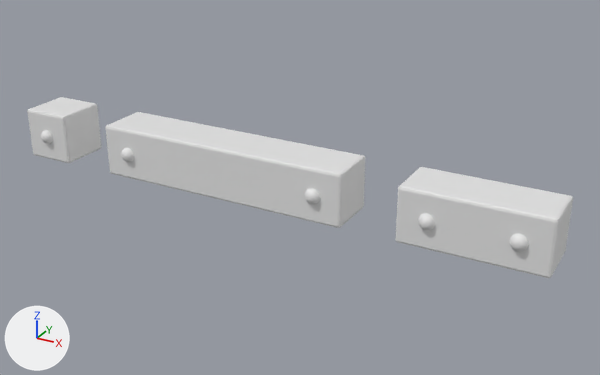
An edit to the Blender file Modelos/Paredes.blend, drawn before and after from the same camera.
Rendered twice from a camera (50 mm lens) standing at (23.96, -23.6, 11.52) and looking at (10.79, 0.34, -0.45). Lighting does not change. The marker at lower left points along +X, +Y and +Z.

The older version as bpy lines, for what is in view:
```python
ob_cube = bpy.data.objects.new('Cube', me_cube)
ob_cube.location = (0.0, 0.0, 0.0)
ob_cube_001 = bpy.data.objects.new('Cube.001', me_cube_001)
ob_cube_001.location = (4.02, 0.0, 0.0)
ob_cube_001.scale = (0.971, 1.0, 1.0)
ob_cube_002 = bpy.data.objects.new('Cube.002', me_cube_002)
ob_cube_002.location = (15.99, 0.0, 0.0)
ob_cube_002.scale = (0.971, 1.0, 1.0)
ob_sphere = bpy.data.objects.new('Sphere', me_sphere)
ob_sphere.location = (0.0, -0.94, 0.0)
ob_sphere.scale = (0.294, 0.294, 0.294)
ob_sphere_001 = bpy.data.objects.new('Sphere.001', me_sphere_001)
ob_sphere_001.location = (4.11, -0.94, 0.0)
ob_sphere_001.scale = (0.294, 0.294, 0.294)
ob_sphere_002 = bpy.data.objects.new('Sphere.002', me_sphere_002)
ob_sphere_002.location = (12.01, -0.94, 0.0)
ob_sphere_002.scale = (0.294, 0.294, 0.294)
ob_sphere_003 = bpy.data.objects.new('Sphere.003', me_sphere_003)
ob_sphere_003.location = (19.01, -0.94, 0.0)
ob_sphere_003.scale = (0.294, 0.294, 0.294)
ob_sphere_004 = bpy.data.objects.new('Sphere.004', me_sphere_004)
ob_sphere_004.location = (16.08, -0.94, 0.0)
ob_sphere_004.scale = (0.294, 0.294, 0.294)
```
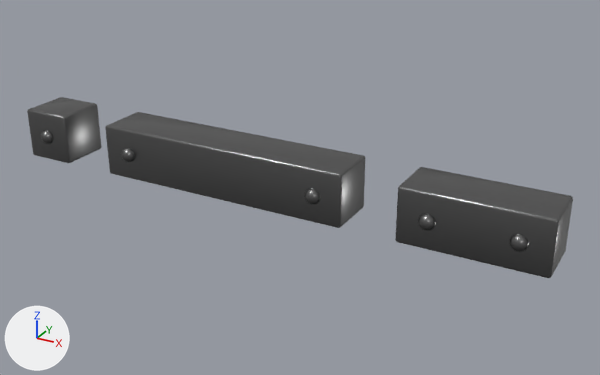
Boxes (x1, y1, x2, y2) around the edits, measured in the pictures (600 x 375 px):
'Cube.001', recoloured, surface changed, shading changed
    both: (106, 112, 365, 228)
'Cube.002', recoloured, surface changed, shading changed (white to grey)
    both: (395, 167, 573, 278)
'Cube', recoloured, surface changed
    both: (27, 97, 102, 163)
'Sphere.003', recoloured, surface changed, shading changed (white to grey)
    both: (510, 234, 529, 252)
'Sphere.004', recoloured, surface changed, shading changed (white to grey)
    both: (418, 213, 435, 230)
'Sphere.002', recoloured, surface changed (white to grey)
    both: (305, 188, 320, 204)
'Sphere.001', recoloured, surface changed
    both: (121, 148, 134, 162)
'Sphere', recoloured, surface changed
    both: (41, 130, 53, 144)
part 1 of me_cube, built on
    both: (27, 97, 102, 163)

The change, as a diff of the scene's bpy script:
```diff
--- a/Modelos/Paredes.blend.py
+++ b/Modelos/Paredes.blend.py
@@ mat_material @@
 mat_material = principled_material('Material')
-mat_material.base_color = (0.8, 0.8, 0.8)  # white #e7e7e7
+mat_material.base_color = (0.19, 0.19, 0.19)  # grey #797979
+mat_material.roughness = 0.329
+mat_material.metallic = 1.0
@@ me_cube @@
 # used by ob_cube; location = (0.0, 0.0, 0.0)
-me_cube.from_pydata(...)  # 8 vertices, 6 faces; spans x -1.0..1.0, y -1.0..1.0, z -1.0..1.0
+me_cube.from_pydata(...)  # 56 vertices, 54 faces; spans x -1.0..1.0, y -1.0..1.0, z -1.0..1.0
+# me_cube part 1: 8 vertices removed from x -1.0..1.0, y -1.0..1.0, z -1.0..1.0; 56 vertices added at x -1.0..1.0, y -1.0..1.0, z -1.0..1.0
+# me_cube part 2: the surface is now shaded smooth
 me_cube.materials.append(mat_material)
@@ me_cube_001 @@
 me_cube_001.from_pydata(...)  # 56 vertices, 54 faces; spans x -1.0..9.3, y -1.0..1.0, z -1.0..1.0
 # used by ob_cube_001; location = (4.02, 0.0, 0.0); scale = (0.971, 1.0, 1.0)
-me_cube_001.materials.append(mat_material_001)  # white #e7e7e7
+# me_cube_001 part 3: all faces are now shaded smooth (54 of 54 changed)
+me_cube_001.materials.append(mat_material)  # grey #797979
@@ me_sphere_003 @@
 me_sphere_003.from_pydata(...)  # 482 vertices, 512 faces; spans x -1.0..1.0, y -1.0..1.0, z -1.0..1.0
 # used by ob_sphere_003; location = (19.01, -0.94, 0.0); scale = (0.294, 0.294, 0.294)
+# me_sphere_003 part 4: all faces are now shaded smooth (512 of 512 changed)
@@ me_sphere_004 @@
 me_sphere_004.from_pydata(...)  # 482 vertices, 512 faces; spans x -1.0..1.0, y -1.0..1.0, z -1.0..1.0
 # used by ob_sphere_004; location = (16.08, -0.94, 0.0); scale = (0.294, 0.294, 0.294)
+# me_sphere_004 part 5: all faces are now shaded smooth (512 of 512 changed)
+me_sphere_004.materials.append(mat_material)  # grey #797979
@@ me_cube_002 @@
 me_cube_002.from_pydata(...)  # 56 vertices, 54 faces; spans x -1.0..4.2, y -1.0..1.0, z -1.0..1.0
 # used by ob_cube_002; location = (15.99, 0.0, 0.0); scale = (0.971, 1.0, 1.0)
-me_cube_002.materials.append(mat_material_002)  # white #e7e7e7
+# me_cube_002 part 6: all faces are now shaded smooth (54 of 54 changed)
+me_cube_002.materials.append(mat_material)  # grey #797979
@@ ob_cube @@
 ob_cube.location = (0.0, 0.0, 0.0)
-_m = ob_cube.modifiers.new('Bevel', 'BEVEL')
-_m.segments = 2
```
